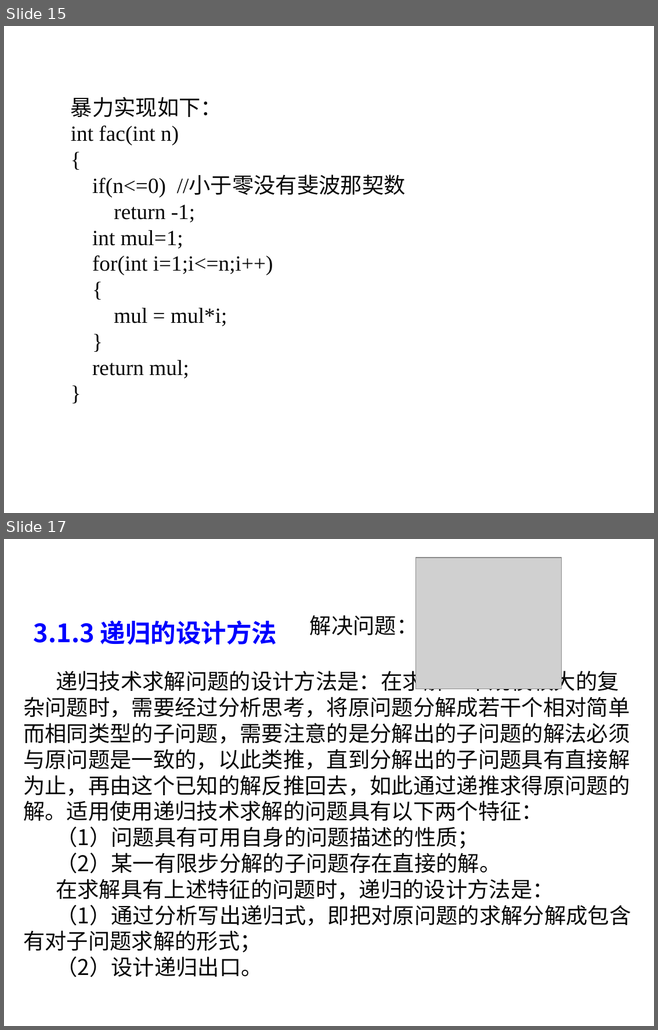
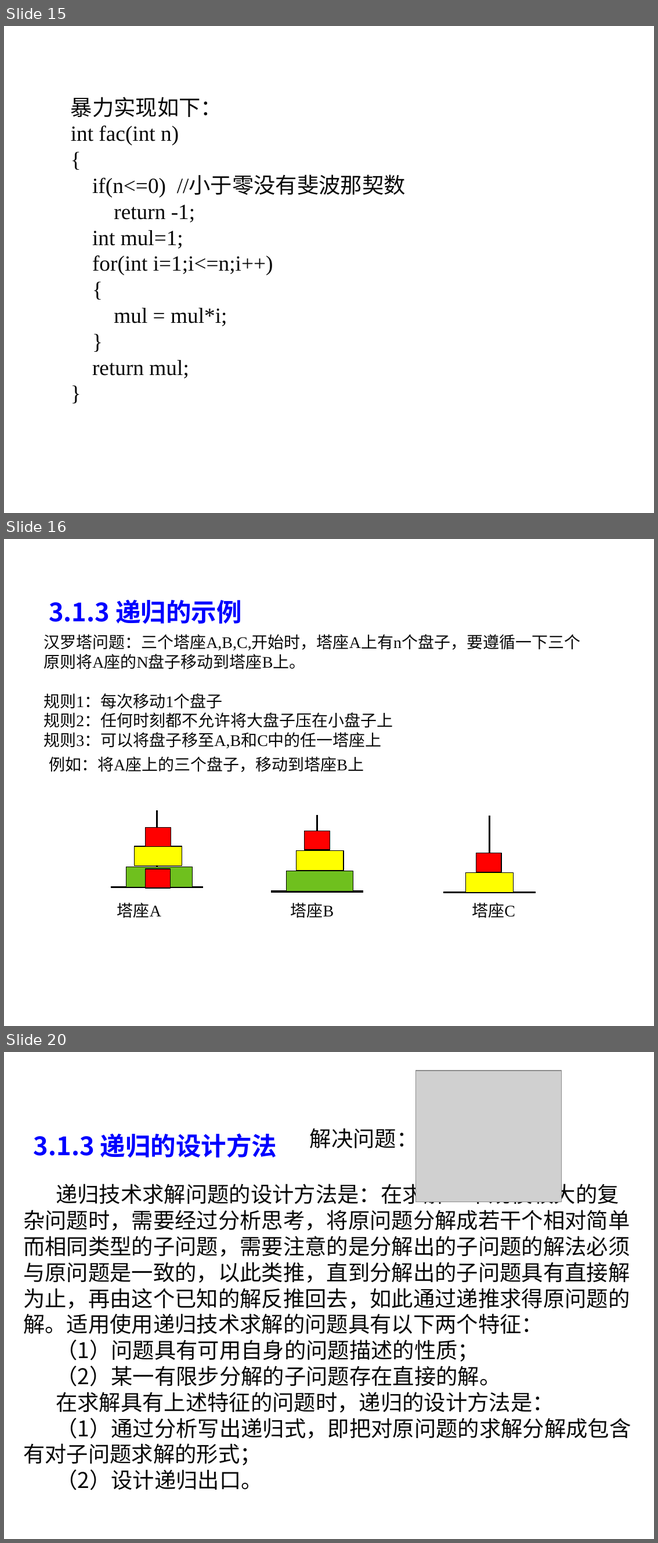
Before and after one commit to liutongling/DP, a slide deck: file/第3章 分治法计.pptx. Shown one above the other, each under a label of ours: slides 15 and 17 before the commit, slides 15, 16 and 20 after it; the slides between them are not shown. The pictures are 658x1030 and 658x1543 pixels, drawn with LibreOffice and Linux fonts; fonts in the diff are those of the drawing; grey boxes stand for pictures; background and template pictures are left out. Boxes give left, top, right and bottom in pixels: in the first picture for what was removed or moved away, otherwise in the second. Text is boxed around its words. In the diff, an @@ line names an element or a change of style, - is before the commit and + after.

```diff
--- a/file/第3章 分治法计.pptx
+++ b/file/第3章 分治法计.pptx
@@ slide 16 added at (x1=4, y1=539, x2=654, y2=1026), background #FFFFFF @@
@@ text added at (x1=49, y1=600, x2=242, y2=624), 28 pt, text #0000FF, bold @@
+3.1.3 递归的示例
@@ text added at (x1=43, y1=634, x2=580, y2=669), 18 pt, text #080808 @@
+汉罗塔问题：三个塔座A,B,C,开始时，塔座A上有n个盘子，要遵循一下三个原则将A座的N盘子移动到塔座B上。
@@ text added at (x1=43, y1=693, x2=393, y2=748), 18 pt, text #080808 @@
+规则1：每次移动1个盘子
+规则2：任何时刻都不允许将大盘子压在小盘子上
+规则3：可以将盘子移至A,B和C中的任一塔座上
@@ text added at (x1=49, y1=756, x2=364, y2=772), 18 pt, text #080808 @@
+例如：将A座上的三个盘子，移动到塔座B上
@@ line added from (157, 810) to (157, 887), #000000 2.25 pt @@
@@ line added from (317, 815) to (317, 892), #000000 2.25 pt @@
@@ line added from (489, 816) to (489, 892), #000000 2.25 pt @@
@@ rectangle added at (x1=145, y1=827, x2=170, y2=846), fill #FF0000, outline #000000 0.75 pt @@
@@ rectangle added at (x1=304, y1=831, x2=329, y2=849), fill #FF0000, outline #000000 0.75 pt @@
@@ rectangle added at (x1=134, y1=846, x2=182, y2=866), fill #FFFF00, outline #000000 0.75 pt @@
@@ rectangle added at (x1=296, y1=851, x2=343, y2=870), fill #FFFF00, outline #000000 0.75 pt @@
@@ rectangle added at (x1=126, y1=867, x2=192, y2=887), fill #6FC01E, outline #000000 0.75 pt @@
@@ rectangle added at (x1=145, y1=869, x2=170, y2=888), fill #FF0000, outline #000000 0.75 pt @@
@@ rectangle added at (x1=476, y1=853, x2=501, y2=873), fill #FF0000, outline #000000 0.75 pt @@
@@ rectangle added at (x1=286, y1=871, x2=353, y2=891), fill #6FC01E, outline #000000 0.75 pt @@
@@ rectangle added at (x1=304, y1=873, x2=329, y2=891), fill #FF0000, outline #000000 0.75 pt @@
@@ rectangle added at (x1=465, y1=873, x2=513, y2=892), fill #FFFF00, outline #000000 0.75 pt @@
@@ line added from (111, 887) to (203, 887), #000000 2.25 pt @@
@@ text added at (x1=117, y1=903, x2=515, y2=918), 18 pt, text #080808 @@
+塔座A 塔座B 塔座C
@@ line added from (271, 892) to (363, 892), #000000 2.25 pt @@
@@ line added from (443, 892) to (535, 892), #000000 2.25 pt @@
@@ what was slide 17 is now slide 20 @@
```
Also in this commit, not shown: 4 slides changed, 3 other slides added, 10 slides removed, 2 other files.
